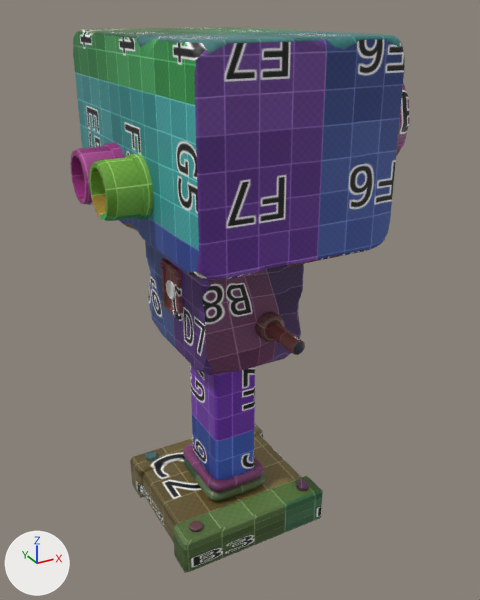
A saved change to the FBX model assets/fbx/binoculars.fbx.
One viewpoint serves both versions: a 50 mm lens placed at (-0.868, -1.702, 1.629), pointed at (0.088, 0.037, 0.76). The lights are fixed; the arrows at lower left show +X, +Y and +Z. The picture after the commit comes second. Where no turn or scale is listed for an object, it has been applied to the vertices.

The first picture shows 'Cylinder', 'Cylinder.005', 'Cylinder.006', 'Cylinder.008', 'base', 'block.mid', 'block.top', 'bolt_001', 'bolt_002', 'bolt_003', 'bolt_004', 'eyes.front', 'eyes.front.001', 'frame', 'leg', 'lever.lower.001', 'rope.001', 'rope.002'.
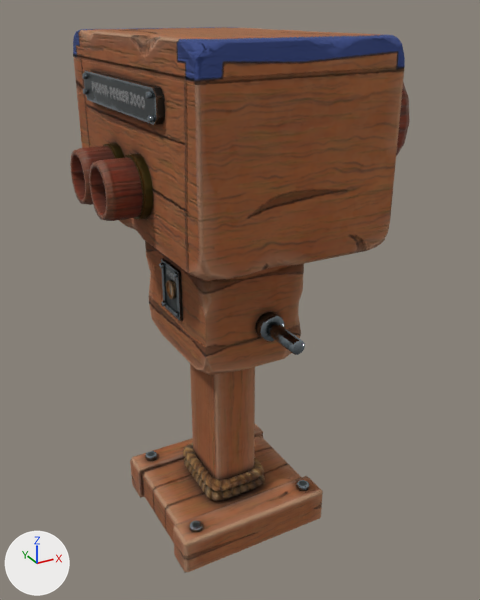
Boxes (x1, y1, x2, y2) around the edits, measured in the pictures (480 x 600 px):
'block.top', surface changed: (73, 27, 405, 280) in both
'base', surface changed: (130, 424, 323, 573) in both
'block.mid', surface changed: (145, 241, 304, 375) in both
'leg', surface changed: (190, 364, 255, 480) in both
'eyes.front.001', surface changed (darker): (70, 142, 153, 221) in both
'Cube', surface changed: (84, 70, 165, 125) in both
'rope.001', surface changed: (183, 442, 264, 492) in both
'lever.lower.001', surface changed: (255, 312, 305, 355) in both
'frame', surface changed: (161, 259, 183, 321) in both
'rope.002', surface changed: (184, 458, 265, 501) in both
'eyes.front', surface changed: (396, 82, 410, 156) in both
'Cylinder', surface changed: (166, 280, 175, 299) in both
'Cylinder.005', surface changed: (189, 520, 203, 532) in both
'Cylinder.006', surface changed: (296, 480, 309, 491) in both
'Cylinder.008', surface changed: (145, 451, 157, 461) in both
'bolt_001.003', surface changed: (145, 91, 152, 99) in both
'bolt_001.004', surface changed: (147, 115, 154, 122) in both
'bolt_001.001', surface changed: (82, 73, 87, 79) in both
'bolt_001.002', surface changed: (83, 88, 88, 94) in both
'bolt_002', surface changed: (159, 263, 165, 268) in both
'bolt_003', surface changed: (161, 301, 167, 306) in both
'bolt_004', surface changed: (174, 311, 178, 317) in both
'bolt_001', surface changed: (173, 272, 177, 278) in both

Edits to the bpy script that builds the scene:
```text
Add img_binoculars_binoculars_basecolor_png:
    img_binoculars_binoculars_basecolor_png = load_image('binoculars_Binoculars_BaseColor.png', '../models/textures/binoculars_Binoculars_BaseColor.png', 2048, 2048, 'sRGB')
Add img_binoculars_binoculars_emissive_png:
    img_binoculars_binoculars_emissive_png = load_image('binoculars_Binoculars_Emissive.png', '../models/textures/binoculars_Binoculars_Emissive.png', 2048, 2048, 'sRGB')
Add img_binoculars_binoculars_metallic_png:
    img_binoculars_binoculars_metallic_png = load_image('binoculars_Binoculars_Metallic.png', '../models/textures/binoculars_Binoculars_Metallic.png', 2048, 2048, 'Non-Color')
Add img_binoculars_binoculars_roughness_png:
    img_binoculars_binoculars_roughness_png = load_image('binoculars_Binoculars_Roughness.png', '../models/textures/binoculars_Binoculars_Roughness.png', 2048, 2048, 'Non-Color')
Add img_binoculars_binoculars_normal_png:
    img_binoculars_binoculars_normal_png = load_image('binoculars_Binoculars_Normal.png', '../models/textures/binoculars_Binoculars_Normal.png', 2048, 2048, 'Non-Color')
Change mat_binoculars:
    remove # nodes: BsdfPrincipled, OutputMaterial, TexImage
    remove # uses the picture img_colorgrid_png
    nodes: BsdfPrincipled, NormalMap, OutputMaterial, TexImage x5
    uses the picture img_binoculars_binoculars_basecolor_png
    uses the picture img_binoculars_binoculars_emissive_png
    uses the picture img_binoculars_binoculars_metallic_png
    uses the picture img_binoculars_binoculars_normal_png
    uses the picture img_binoculars_binoculars_roughness_png
```
